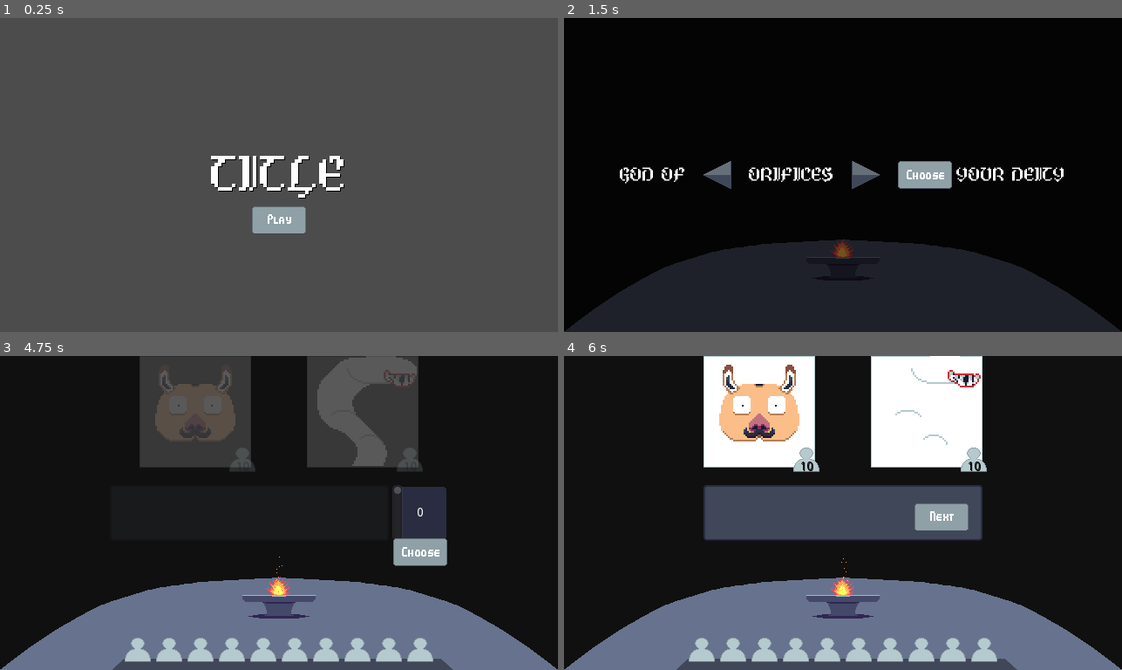
Above: before the commit, frames 1-4 (two rows, left to right).
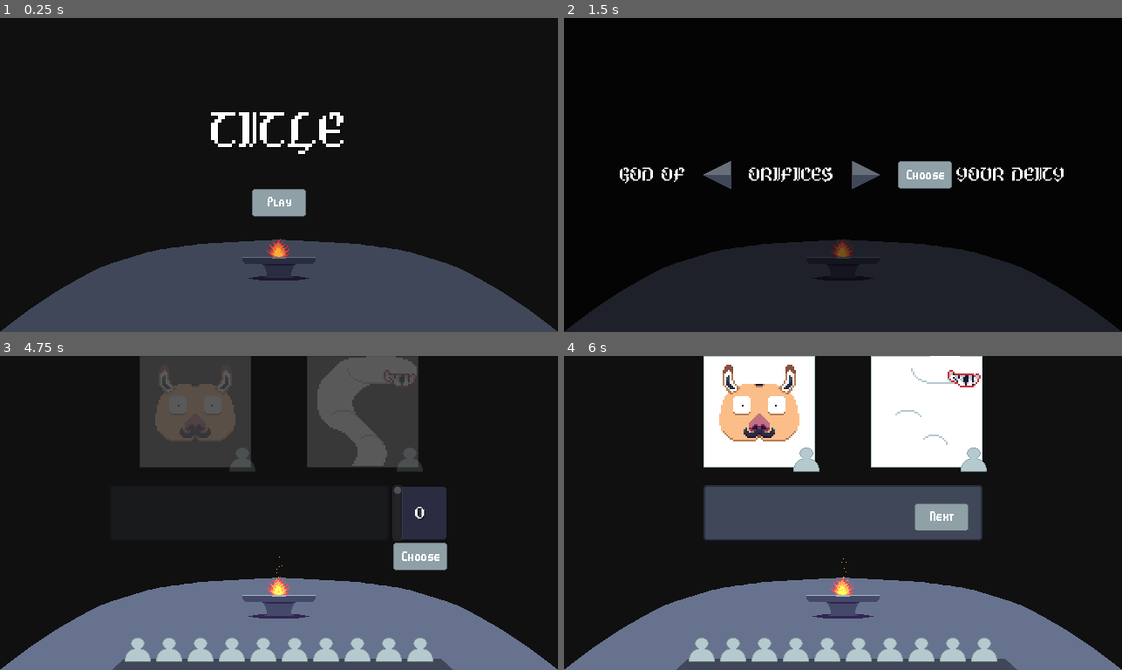
Above: after the commit, the same moments.

Repository: RustyMonky/LudumDare43
Game: Godot game, scene res://scenes/title/title.tscn
Same seed, same stepped clock (60 frames per second), same inputs: the game is played once before the commit and once after it.
Inputs (mouse positions are in pixels of both pictures, inside the frame that each line leads up to; where the layout moved, square brackets give the same spot in the first picture):
- Up to frame 1 (0.25 s): no input
- Up to frame 2 (1.5 s): click (843, 203) [843, 218] at 0.5 s
- Up to frame 3 (4.75 s): click (156, 513) at 2 s; click (295, 513) at 2.75 s; click (362, 513) at 3.5 s; click (156, 513) at 4.25 s
- Up to frame 4 (6 s): click (982, 556) [982, 550] at 5 s; click (943, 516) at 5.75 s

The runs differ from the first frame. In frame 1, 79% of the frame differs, in the area x 0-100%, y 0-100%; in frame 2, nothing differs; in frame 3, 0.5%; in frame 4, less than 0.1%.

Commit message:
Branches off background into own scene, more font updates

Diff:
--- a/scenes/game/game.tscn
+++ b/scenes/game/game.tscn
@@ -1,63 +1,12 @@
-[gd_scene load_steps=11 format=2]
+[gd_scene load_steps=8 format=2]
 
 [ext_resource path="res://scenes/game/game.gd" type="Script" id=1]
 [ext_resource path="res://ui/themes/deityHbox/deityHbox.tres" type="Theme" id=2]
 [ext_resource path="res://ui/deityPanel/deityPanel.tscn" type="PackedScene" id=3]
 [ext_resource path="res://ui/textInterface/textInterface.tscn" type="PackedScene" id=4]
 [ext_resource path="res://ui/carousel/carousel.tscn" type="PackedScene" id=5]
-[ext_resource path="res://assets/sprites/screens/game.png" type="Texture" id=6]
+[ext_resource path="res://ui/background/background.tscn" type="PackedScene" id=6]
 [ext_resource path="res://assets/sprites/effects/light.png" type="Texture" id=7]
-
-[sub_resource type="Gradient" id=2]
-
-offsets = PoolRealArray( 0, 1.54143e-043, 1 )
-colors = PoolColorArray( 0.788235, 0.188235, 0.219608, 1, 0.870588, 0.415686, 0.219608, 1, 1, 0.678431, 0.231373, 1 )
-
-[sub_resource type="GradientTexture" id=3]
-
-flags = 4
-gradient = SubResource( 2 )
-width = 2048
-
-[sub_resource type="ParticlesMaterial" id=1]
-
-render_priority = 0
-trail_divisor = 1
-emission_shape = 2
-emission_box_extents = Vector3( 8, 1, 1 )
-flag_align_y = false
-flag_rotate_y = false
-flag_disable_z = true
-spread = 90.0
-flatness = 1.0
-gravity = Vector3( 0, -90, 0 )
-initial_velocity = 0.0
-initial_velocity_random = 0.0
-angular_velocity = 0.0
-angular_velocity_random = 0.0
-orbit_velocity = 0.0
-orbit_velocity_random = 0.0
-linear_accel = 1.0
-linear_accel_random = 0.0
-radial_accel = -30.0
-radial_accel_random = 1.0
-tangential_accel = 0.0
-tangential_accel_random = 0.0
-damping = 0.0
-damping_random = 0.0
-angle = 0.0
-angle_random = 0.0
-scale = 1.0
-scale_random = 0.0
-color_ramp = SubResource( 3 )
-hue_variation = 0.0
-hue_variation_random = 0.0
-anim_speed = 0.0
-anim_speed_random = 0.0
-anim_offset = 0.0
-anim_offset_random = 0.0
-anim_loop = false
-_sections_unfolded = [ "Angular Velocity", "Emission Shape", "Gravity", "Hue Variation", "Initial Velocity", "Linear Accel", "Orbit Velocity", "Radial Accel", "Spread", "Trail" ]
 
 [node name="game" type="Node2D"]
 
@@ -183,34 +132,7 @@
 playback/repeat = false
 playback/speed = 1.0
 
-[node name="background" type="Sprite" parent="." index="2"]
-
-texture = ExtResource( 6 )
-centered = false
-_sections_unfolded = [ "Offset" ]
-
-[node name="altarEmbers" type="Particles2D" parent="background" index="0"]
-
-position = Vector2( 320, 270 )
-emitting = true
-amount = 16
-lifetime = 1.0
-one_shot = false
-preprocess = 0.0
-speed_scale = 0.5
-explosiveness = 0.0
-randomness = 1.0
-fixed_fps = 0
-fract_delta = true
-visibility_rect = Rect2( -100, -100, 200, 200 )
-local_coords = true
-draw_order = 0
-process_material = SubResource( 1 )
-texture = null
-normal_map = null
-h_frames = 1
-v_frames = 1
-_sections_unfolded = [ "Drawing", "Process Material", "Textures", "Time", "Visibility" ]
+[node name="background" parent="." index="2" instance=ExtResource( 6 )]
 
 [node name="altarLight" type="Light2D" parent="." index="3"]
 
--- a/scenes/result/result.tscn
+++ b/scenes/result/result.tscn
@@ -1,12 +1,14 @@
-[gd_scene load_steps=5 format=2]
+[gd_scene load_steps=6 format=2]
 
 [ext_resource path="res://scenes/result/result.gd" type="Script" id=1]
 [ext_resource path="res://assets/fonts/offeringTitle.tres" type="DynamicFont" id=2]
 [ext_resource path="res://assets/fonts/offering.tres" type="DynamicFont" id=3]
 [ext_resource path="res://assets/sprites/ui/panels/diety-panel.png" type="Texture" id=4]
-
-[node name="result" type="Container" index="0"]
-
+[ext_resource path="res://ui/background/background.tscn" type="PackedScene" id=5]
+
+[node name="result" type="Container"]
+
+show_behind_parent = true
 anchor_left = 0.0
 anchor_top = 0.0
 anchor_right = 1.0
@@ -18,17 +20,15 @@
 size_flags_horizontal = 1
 size_flags_vertical = 1
 script = ExtResource( 1 )
+_sections_unfolded = [ "Visibility" ]
 
 [node name="resultHeader" type="Label" parent="." index="0"]
 
-anchor_left = 0.5
-anchor_top = 0.0
-anchor_right = 0.5
-anchor_bottom = 0.0
-margin_left = -20.0
-margin_top = 10.0
-margin_right = 20.0
-margin_bottom = 14.0
+anchor_left = 0.0
+anchor_top = 0.0
+anchor_right = 1.0
+anchor_bottom = 0.0
+margin_bottom = 60.0
 rect_pivot_offset = Vector2( 0, 0 )
 rect_clip_content = false
 mouse_filter = 2
@@ -48,12 +48,13 @@
 
 [node name="resultVbox" type="GridContainer" parent="." index="1"]
 
+editor/display_folded = true
 anchor_left = 0.5
 anchor_top = 0.5
 anchor_right = 0.5
 anchor_bottom = 0.5
 margin_left = -310.0
-margin_top = -120.0
+margin_top = -100.0
 margin_right = 310.0
 margin_bottom = 180.0
 rect_pivot_offset = Vector2( 0, 0 )
@@ -218,3 +219,8 @@
 texture = ExtResource( 4 )
 stretch_mode = 5
 _sections_unfolded = [ "Margin" ]
+
+[node name="background" parent="." index="3" instance=ExtResource( 5 )]
+
+z_index = -1
+_sections_unfolded = [ "Offset", "Z Index" ]
--- a/scenes/title/title.tscn
+++ b/scenes/title/title.tscn
@@ -1,8 +1,9 @@
-[gd_scene load_steps=4 format=2]
+[gd_scene load_steps=5 format=2]
 
 [ext_resource path="res://scenes/title/title.gd" type="Script" id=1]
 [ext_resource path="res://assets/fonts/offeringTitle.tres" type="DynamicFont" id=2]
 [ext_resource path="res://assets/sprites/ui/buttons/play.png" type="Texture" id=3]
+[ext_resource path="res://ui/background/background.tscn" type="PackedScene" id=4]
 
 [node name="title" type="Container"]
 
@@ -17,6 +18,7 @@
 size_flags_horizontal = 1
 size_flags_vertical = 1
 script = ExtResource( 1 )
+_sections_unfolded = [ "Anchor", "Margin", "Rect" ]
 
 [node name="header" type="Label" parent="." index="0"]
 
@@ -25,9 +27,9 @@
 anchor_right = 0.5
 anchor_bottom = 0.5
 margin_left = -78.0
-margin_top = -30.0
+margin_top = -80.0
 margin_right = 78.0
-margin_bottom = 30.0
+margin_bottom = -20.0
 rect_pivot_offset = Vector2( 0, 0 )
 rect_clip_content = false
 mouse_filter = 2
@@ -43,7 +45,7 @@
 percent_visible = 1.0
 lines_skipped = 0
 max_lines_visible = -1
-_sections_unfolded = [ "Theme", "custom_colors", "custom_fonts" ]
+_sections_unfolded = [ "Rect", "Theme", "custom_colors", "custom_fonts" ]
 
 [node name="play" type="TextureButton" parent="." index="1"]
 
@@ -52,9 +54,8 @@
 anchor_right = 0.5
 anchor_bottom = 0.5
 margin_left = -32.0
-margin_top = 20.0
 margin_right = 32.0
-margin_bottom = 84.0
+margin_bottom = 64.0
 rect_pivot_offset = Vector2( 0, 0 )
 rect_clip_content = false
 focus_mode = 2
@@ -70,4 +71,10 @@
 stretch_mode = 4
 _sections_unfolded = [ "Margin", "Rect", "Textures" ]
 
+[node name="background" parent="." index="2" instance=ExtResource( 4 )]
+
+show_behind_parent = true
+position = Vector2( -320, -180 )
+_sections_unfolded = [ "Offset", "Visibility" ]
+
 [connection signal="pressed" from="play" to="." method="_on_play_pressed"]
--- /dev/null
+++ b/ui/background/background.tscn
@@ -0,0 +1,83 @@
+[gd_scene load_steps=5 format=2]
+
+[ext_resource path="res://assets/sprites/screens/game.png" type="Texture" id=1]
+
+[sub_resource type="Gradient" id=2]
+
+offsets = PoolRealArray( 0, 1.54143e-043, 1 )
+colors = PoolColorArray( 0.788235, 0.188235, 0.219608, 1, 0.870588, 0.415686, 0.219608, 1, 1, 0.678431, 0.231373, 1 )
+
+[sub_resource type="GradientTexture" id=3]
+
+flags = 4
+gradient = SubResource( 2 )
+width = 2048
+
+[sub_resource type="ParticlesMaterial" id=1]
+
+render_priority = 0
+trail_divisor = 1
+emission_shape = 2
+emission_box_extents = Vector3( 8, 1, 1 )
+flag_align_y = false
+flag_rotate_y = false
+flag_disable_z = true
+spread = 90.0
+flatness = 1.0
+gravity = Vector3( 0, -90, 0 )
+initial_velocity = 0.0
+initial_velocity_random = 0.0
+angular_velocity = 0.0
+angular_velocity_random = 0.0
+orbit_velocity = 0.0
+orbit_velocity_random = 0.0
+linear_accel = 1.0
+linear_accel_random = 0.0
+radial_accel = -30.0
+radial_accel_random = 1.0
+tangential_accel = 0.0
+tangential_accel_random = 0.0
+damping = 0.0
+damping_random = 0.0
+angle = 0.0
+angle_random = 0.0
+scale = 1.0
+scale_random = 0.0
+color_ramp = SubResource( 3 )
+hue_variation = 0.0
+hue_variation_random = 0.0
+anim_speed = 0.0
+anim_speed_random = 0.0
+anim_offset = 0.0
+anim_offset_random = 0.0
+anim_loop = false
+_sections_unfolded = [ "Angular Velocity", "Emission Shape", "Gravity", "Hue Variation", "Initial Velocity", "Linear Accel", "Orbit Velocity", "Radial Accel", "Spread", "Trail" ]
+
+[node name="background" type="Sprite"]
+
+texture = ExtResource( 1 )
+centered = false
+_sections_unfolded = [ "Offset" ]
+
+[node name="altarEmbers" type="Particles2D" parent="." index="0"]
+
+position = Vector2( 320, 270 )
+emitting = true
+amount = 16
+lifetime = 1.0
+one_shot = false
+preprocess = 0.0
+speed_scale = 0.5
+explosiveness = 0.0
+randomness = 1.0
+fixed_fps = 0
+fract_delta = true
+visibility_rect = Rect2( -100, -100, 200, 200 )
+local_coords = true
+draw_order = 0
+process_material = SubResource( 1 )
+texture = null
+normal_map = null
+h_frames = 1
+v_frames = 1
+_sections_unfolded = [ "Drawing", "Process Material", "Textures", "Time", "Visibility" ]
--- a/ui/deityPanel/deityPanel.tscn
+++ b/ui/deityPanel/deityPanel.tscn
@@ -1,8 +1,9 @@
-[gd_scene load_steps=4 format=2]
+[gd_scene load_steps=5 format=2]
 
 [ext_resource path="res://assets/sprites/ui/panels/diety-panel.png" type="Texture" id=1]
 [ext_resource path="res://ui/deityPanel/deityPanel.gd" type="Script" id=2]
 [ext_resource path="res://assets/sprites/ui/icons/follower.png" type="Texture" id=3]
+[ext_resource path="res://assets/fonts/somepxNew.tres" type="DynamicFont" id=4]
 
 [node name="deityPanel" type="TextureRect"]
 
@@ -28,7 +29,6 @@
 
 [node name="followerIcon" type="TextureRect" parent="." index="0"]
 
-editor/display_folded = true
 anchor_left = 0.0
 anchor_top = 0.0
 anchor_right = 0.0
@@ -48,14 +48,14 @@
 
 [node name="followerCount" type="Label" parent="followerIcon" index="0"]
 
-anchor_left = 0.0
-anchor_top = 0.0
-anchor_right = 0.0
-anchor_bottom = 0.0
-margin_left = 56.0
-margin_top = 65.0
-margin_right = 72.0
-margin_bottom = 81.0
+anchor_left = 0.5
+anchor_top = 0.5
+anchor_right = 0.5
+anchor_bottom = 0.5
+margin_left = -7.0
+margin_top = -4.0
+margin_right = 9.0
+margin_bottom = 12.0
 rect_min_size = Vector2( 16, 16 )
 rect_pivot_offset = Vector2( 0, 0 )
 rect_clip_content = false
@@ -63,6 +63,9 @@
 mouse_default_cursor_shape = 0
 size_flags_horizontal = 1
 size_flags_vertical = 4
+custom_fonts/font = ExtResource( 4 )
+custom_colors/font_color = Color( 1, 1, 1, 1 )
+custom_colors/font_color_shadow = Color( 0, 0, 0, 1 )
 text = "#"
 align = 1
 valign = 1
@@ -71,7 +74,7 @@
 percent_visible = 1.0
 lines_skipped = 0
 max_lines_visible = -1
-_sections_unfolded = [ "Rect" ]
+_sections_unfolded = [ "Rect", "custom_colors", "custom_fonts", "custom_styles" ]
 
 [node name="deity" type="TextureRect" parent="." index="1"]
 
--- a/ui/vertScroll/vertScroll.tscn
+++ b/ui/vertScroll/vertScroll.tscn
@@ -1,10 +1,11 @@
-[gd_scene load_steps=4 format=2]
+[gd_scene load_steps=5 format=2]
 
 [ext_resource path="res://assets/sprites/ui/panels/dark-square.png" type="Texture" id=1]
 [ext_resource path="res://ui/vertScroll/vertScroll.gd" type="Script" id=2]
-[ext_resource path="res://assets/sprites/ui/buttons/choose.png" type="Texture" id=3]
+[ext_resource path="res://assets/fonts/offering.tres" type="DynamicFont" id=3]
+[ext_resource path="res://assets/sprites/ui/buttons/choose.png" type="Texture" id=4]
 
-[node name="vertScroll" type="TextureRect"]
+[node name="vertScroll" type="TextureRect" index="0"]
 
 anchor_left = 0.5
 anchor_top = 0.5
@@ -64,6 +65,8 @@
 mouse_default_cursor_shape = 0
 size_flags_horizontal = 1
 size_flags_vertical = 4
+custom_fonts/font = ExtResource( 3 )
+custom_colors/font_color_shadow = Color( 0, 0, 0, 1 )
 align = 1
 valign = 1
 autowrap = true
@@ -71,7 +74,7 @@
 percent_visible = 1.0
 lines_skipped = 0
 max_lines_visible = -1
-_sections_unfolded = [ "Rect" ]
+_sections_unfolded = [ "Rect", "custom_colors", "custom_fonts" ]
 
 [node name="submit" type="TextureButton" parent="." index="2"]
 
@@ -79,7 +82,7 @@
 anchor_top = 0.0
 anchor_right = 0.0
 anchor_bottom = 0.0
-margin_top = 45.0
+margin_top = 50.0
 margin_right = 40.0
 margin_bottom = 40.0
 rect_pivot_offset = Vector2( 0, 0 )
Not shown: 1 places in ui/vertScroll/vertScroll.tscn that only renumber resources
